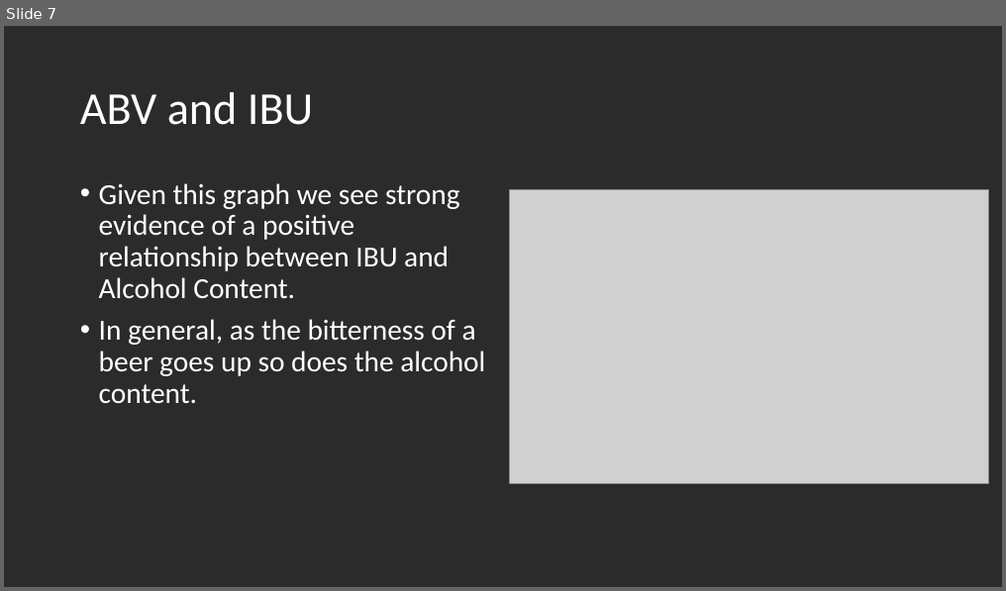
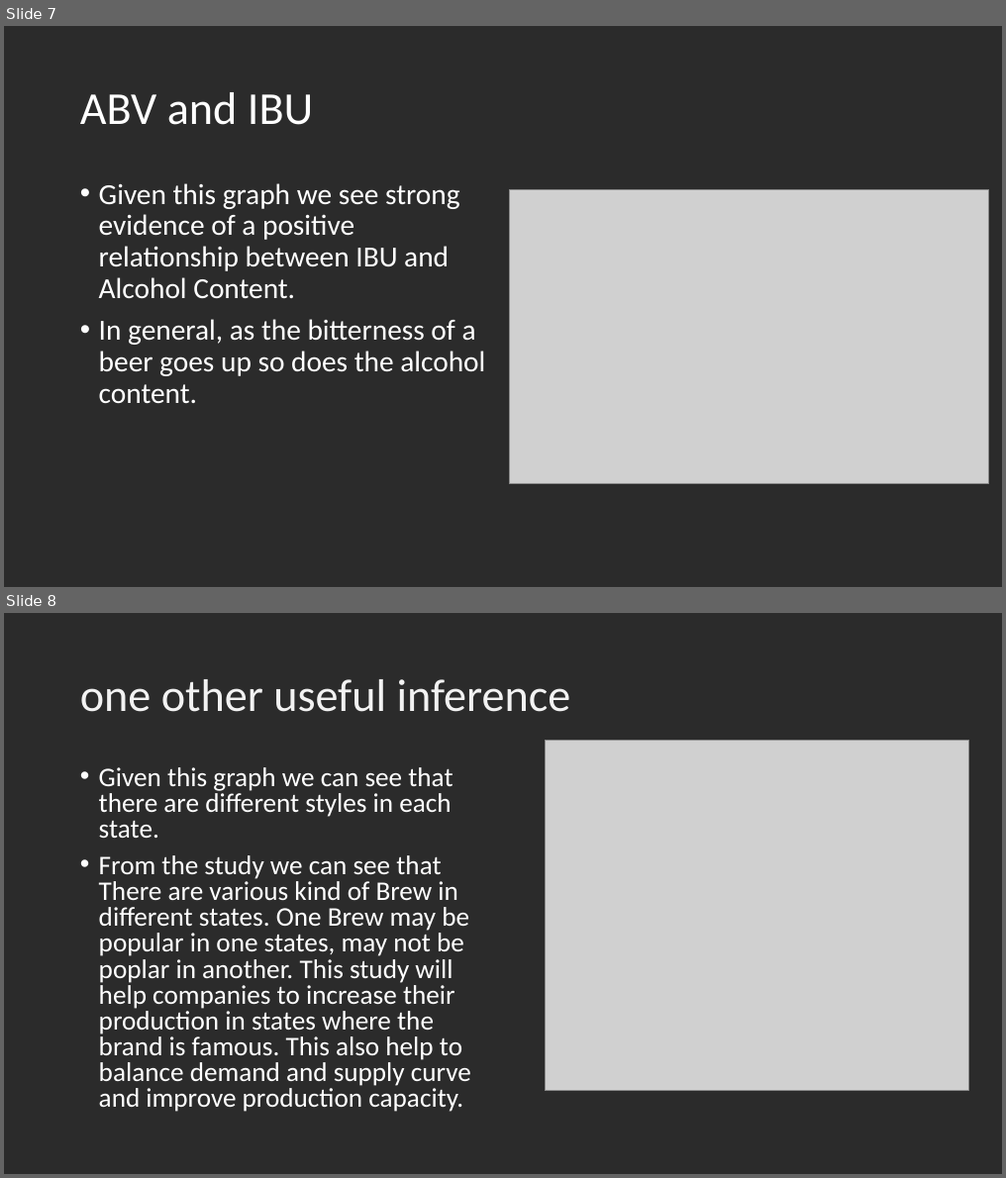
Before and after one commit to scottdyl/MSDS6306_CastStudy1, a slide deck: CastStudy1_MSDS6306_Budweiser_firstdraft.pptx. Shown one above the other, each under a label of ours: slide 7 before the commit, slides 7 and 8 after it. The pictures are 1006x591 and 1006x1178 pixels, drawn with LibreOffice and Linux fonts; fonts in the diff are those of the drawing; grey boxes stand for pictures; background and template pictures are left out; a plain dark background stands for a picture behind light text. Boxes give left, top, right and bottom in pixels: in the first picture for what was removed or moved away, otherwise in the second. Text is boxed around its words. In the diff, an @@ line names an element or a change of style, - is before the commit and + after.

Commit message:
Added slide for Q#-9

```diff
--- a/CastStudy1_MSDS6306_Budweiser_firstdraft.pptx
+++ b/CastStudy1_MSDS6306_Budweiser_firstdraft.pptx
@@ slide 8 added at (x1=4, y1=613, x2=1002, y2=1174), background picture (left out) @@
@@ title added at (x1=80, y1=679, x2=571, y2=712), 44 pt, text #F2F2F2 @@
+one other useful inference
@@ picture added at (x1=545, y1=741, x2=969, y2=1090) @@
@@ text added at (x1=99, y1=767, x2=471, y2=1112), 25.9 pt, text #FFFFFF @@
+• Given this graph we can see that there are different styles in each state.
+• From the study we can see that There are various kind of Brew in different states. One Brew may be popular in one states, may not be poplar in another. This study will help companies to increase their production in states where the brand is famous. This also help to balance demand and supply curve and improve production capacity.
```
